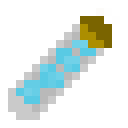
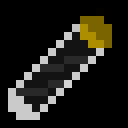
Before/after of a (128, 128) layered artwork. What changed in the layer stack:
added layer "vialbg" (16%) above "vial" over [16, 32, 96, 112]
renamed "Background" to "vial", painted on it over [8, 8, 120, 120]
added layer "Layer copy" above "Layer copy #1" over [0, 0, 128, 128]
